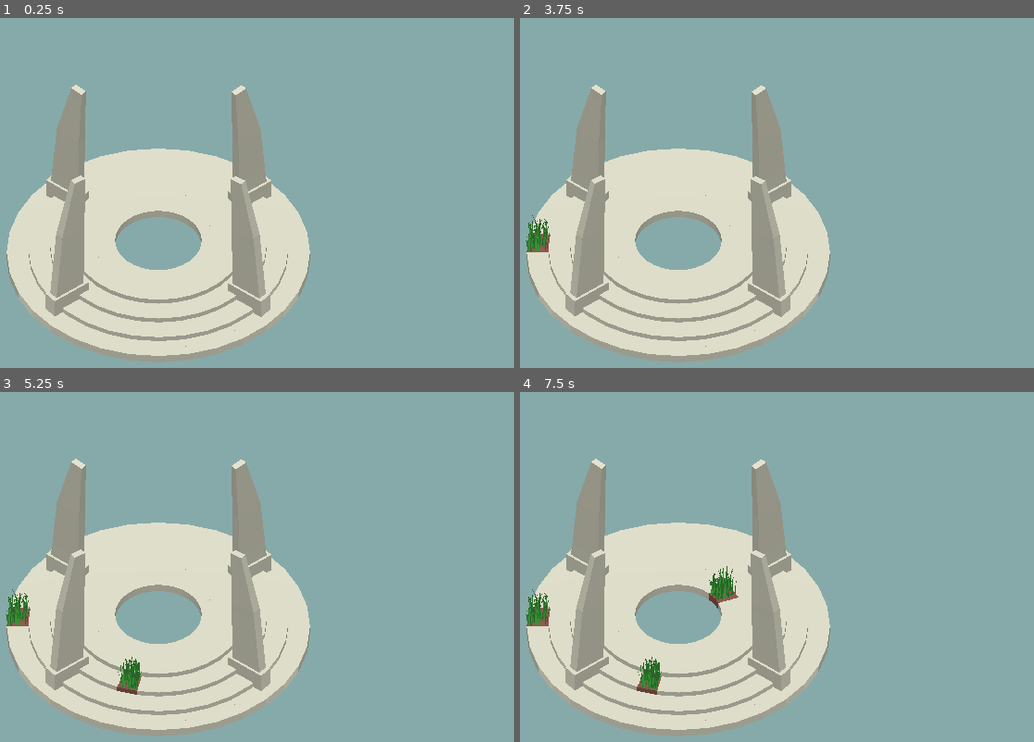
Above: before the commit, frames 1-4 (two rows, left to right).
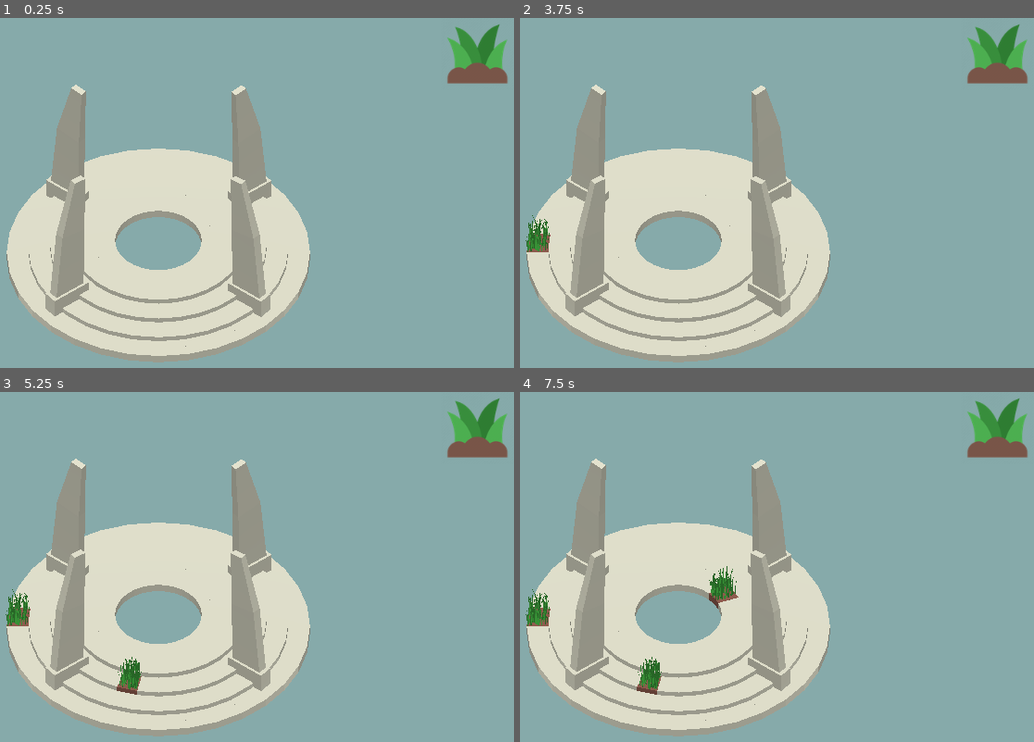
Above: after the commit, the same moments.

Repository: Th1nkK1D/the-monument-garden
Game: Godot game, scene res://scenes/Main.tscn
Two runs of this game, one before a commit and one after it. Both use one fixed random seed, a clock stepped at 60 frames per second and the inputs below.
Inputs (mouse positions are in pixels of both pictures, inside the frame that each line leads up to):
- Up to frame 1 (0.25 s): no input
- Up to frame 2 (3.75 s): click (998, 53) at 0.52 s; click (998, 53) at 1.27 s; click (998, 53) at 2.02 s; tap Enter at 2.75 s; move the mouse to (843, 196) at 2.77 s; click (843, 196) at 2.92 s; tap Space at 3.5 s; move the mouse to (530, 242) at 3.52 s; click (530, 242) at 3.67 s
- Up to frame 3 (5.25 s): tap Enter at 4.25 s; move the mouse to (231, 497) at 4.27 s; click (231, 497) at 4.42 s; tap Space at 5 s; move the mouse to (123, 679) at 5.02 s; click (123, 679) at 5.17 s
- Up to frame 4 (7.5 s): tap Enter at 5.75 s; move the mouse to (900, 658) at 5.77 s; click (900, 658) at 5.92 s; tap Space at 6.5 s; move the mouse to (outside the picture) at 6.52 s; click (outside the picture) at 6.67 s; move the mouse to (715, 591) at 7.27 s; click (715, 591) at 7.42 s

The runs differ from the first frame. In frame 1, 1.4% of the frame differs, in the area x 87-99%, y 1-19%; in frame 2, 1.4%; in frame 3, 1.4%; in frame 4, 1.4%.

Commit message:
Add game state and simple canvas for plant selection

Diff:
--- /dev/null
+++ b/menus/Menu.gd
@@ -0,0 +1,4 @@
+extends CanvasLayer
+
+func _on_Grass_pressed():
+	GameState.select_plant(GameState.PLANT.GRASS)
--- /dev/null
+++ b/menus/Menu.tscn
@@ -0,0 +1,24 @@
+[gd_scene load_steps=3 format=2]
+
+[ext_resource path="res://menus/grass.png" type="Texture" id=1]
+[ext_resource path="res://menus/Menu.gd" type="Script" id=2]
+
+[node name="Menu" type="CanvasLayer"]
+script = ExtResource( 2 )
+
+[node name="PlantOptions" type="VBoxContainer" parent="."]
+anchor_left = 1.0
+anchor_right = 1.0
+margin_top = 20.0
+margin_right = -20.0
+grow_horizontal = 0
+__meta__ = {
+"_edit_use_anchors_": false
+}
+
+[node name="Grass" type="TextureButton" parent="PlantOptions"]
+margin_right = 102.0
+margin_bottom = 102.0
+texture_normal = ExtResource( 1 )
+stretch_mode = 4
+[connection signal="pressed" from="PlantOptions/Grass" to="." method="_on_Grass_pressed"]
--- a/plants/PlantSpawnArea.gd
+++ b/plants/PlantSpawnArea.gd
@@ -25,7 +25,7 @@
 	lower_y_c = get_y_at_x0($C, lower_y_m)
 
 func spawn_plants():
-	var Plant = load("res://plants/grass.glb")
+	var Plant = load(GameState.selected_plant)
 
 	for i in range(amount):
 		var plant = Plant.instance()
--- a/project.godot
+++ b/project.godot
@@ -19,6 +19,10 @@
 run/main_scene="res://scenes/Main.tscn"
 config/icon="res://icon.png"
 
+[autoload]
+
+GameState="*res://states/GameState.gd"
+
 [rendering]
 
 quality/driver/driver_name="GLES2"
--- a/scenes/Main.tscn
+++ b/scenes/Main.tscn
@@ -7,6 +7,7 @@
 [ext_resource path="res://tiles/Tile005.tscn" type="PackedScene" id=5]
 [ext_resource path="res://buildings/pillar.glb" type="PackedScene" id=6]
 [ext_resource path="res://tiles/tile_unplanted.material" type="Material" id=7]
+[ext_resource path="res://menus/Menu.tscn" type="PackedScene" id=8]
 
 [sub_resource type="Environment" id=1]
 background_mode = 1
@@ -446,6 +447,8 @@
 [node name="pillar1001" parent="buildings/pillar4" index="3"]
 material/0 = ExtResource( 7 )
 
+[node name="Menu" parent="." instance=ExtResource( 8 )]
+
 [editable path="buildings/pillar"]
 
 [editable path="buildings/pillar2"]
--- /dev/null
+++ b/states/GameState.gd
@@ -0,0 +1,10 @@
+extends Node
+
+var PLANT = {
+	GRASS = "res://plants/grass.glb"
+}
+
+var selected_plant = PLANT.GRASS
+
+func select_plant(plant):
+	selected_plant = plant
Binary file added: menus/grass.png
Not shown, added: menus/grass.png.import
Not shown: 1 places in scenes/Main.tscn that only renumber resources
